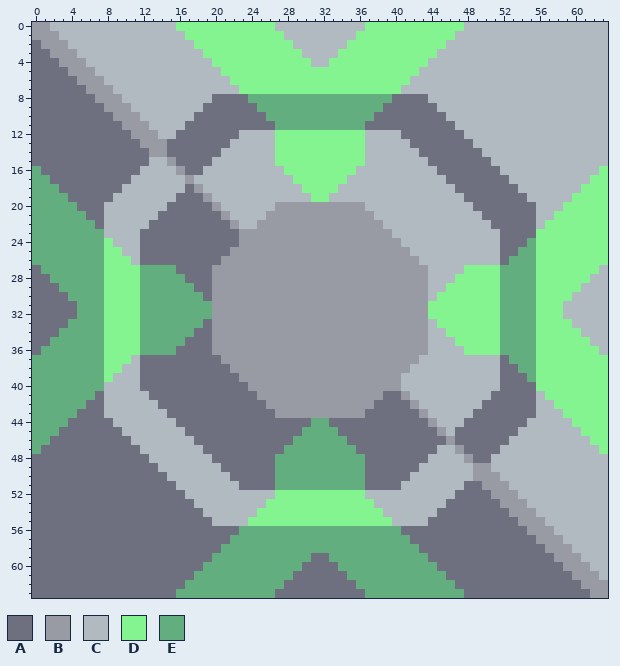
One commit to this pixel-art sprite: sprites/blocks/defense/szmaragdowy-naprawiacz.png. Above, as it was before the edit.
The file is 64x64 pixels.
Palette (. is transparent): A #6e7080  B #989aa4  C #b0bac0  D #84f491  E #62ae7f
And afterwards:
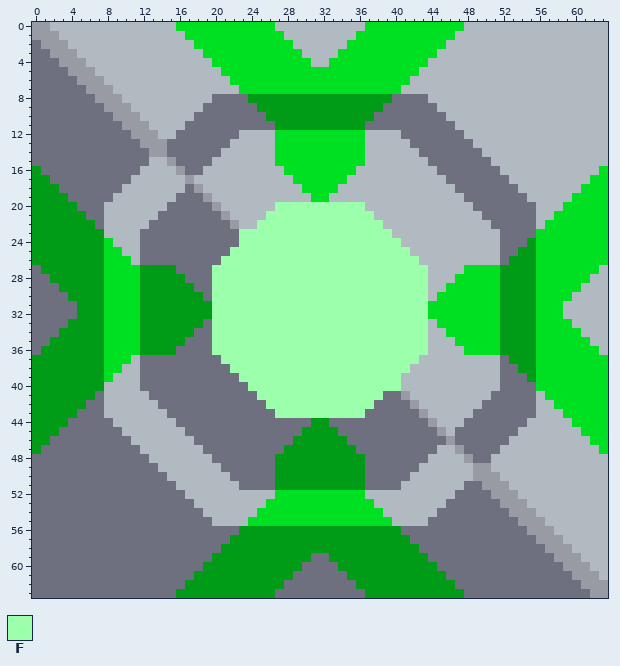
Colours new in this view: F #9cffab
Changes in this commit:
colour D: #84f491 -> #00e022
colour E: #62ae7f -> #009c18
y 20: x 27..36 BBBBBBBBBB -> FFFFFFFFFF
y 21: x 26..37 BBBBBBBBBBBB -> FFFFFFFFFFFF
y 22: x 25..38 BBBBBBBBBBBBBB -> FFFFFFFFFFFFFF
y 23: x 23..39 BBBBBBBBBBBBBBBBB -> FFFFFFFFFFFFFFFFF
y 24: x 23..40 BBBBBBBBBBBBBBBBBB -> FFFFFFFFFFFFFFFFFF
y 25: x 22..41 BBBBBBBBBBBBBBBBBBBB -> FFFFFFFFFFFFFFFFFFFF
y 26: x 21..42 BBBBBBBBBBBBBBBBBBBBBB -> FFFFFFFFFFFFFFFFFFFFFF
y 27..36: x 20..43 BBBBBBBBBBBBBBBBBBBBBBBB -> FFFFFFFFFFFFFFFFFFFFFFFF
y 37: x 21..42 BBBBBBBBBBBBBBBBBBBBBB -> FFFFFFFFFFFFFFFFFFFFFF
y 38: x 22..41 BBBBBBBBBBBBBBBBBBBB -> FFFFFFFFFFFFFFFFFFFF
y 39: x 23..40 BBBBBBBBBBBBBBBBBB -> FFFFFFFFFFFFFFFFFF
y 40: x 24..40 BBBBBBBBBBBBBBBBB -> FFFFFFFFFFFFFFFFF
y 41: x 25..38 BBBBBBBBBBBBBB -> FFFFFFFFFFFFFF
y 42: x 26..37 BBBBBBBBBBBB -> FFFFFFFFFFFF
y 43: x 27..36 BBBBBBBBBB -> FFFFFFFFFF
